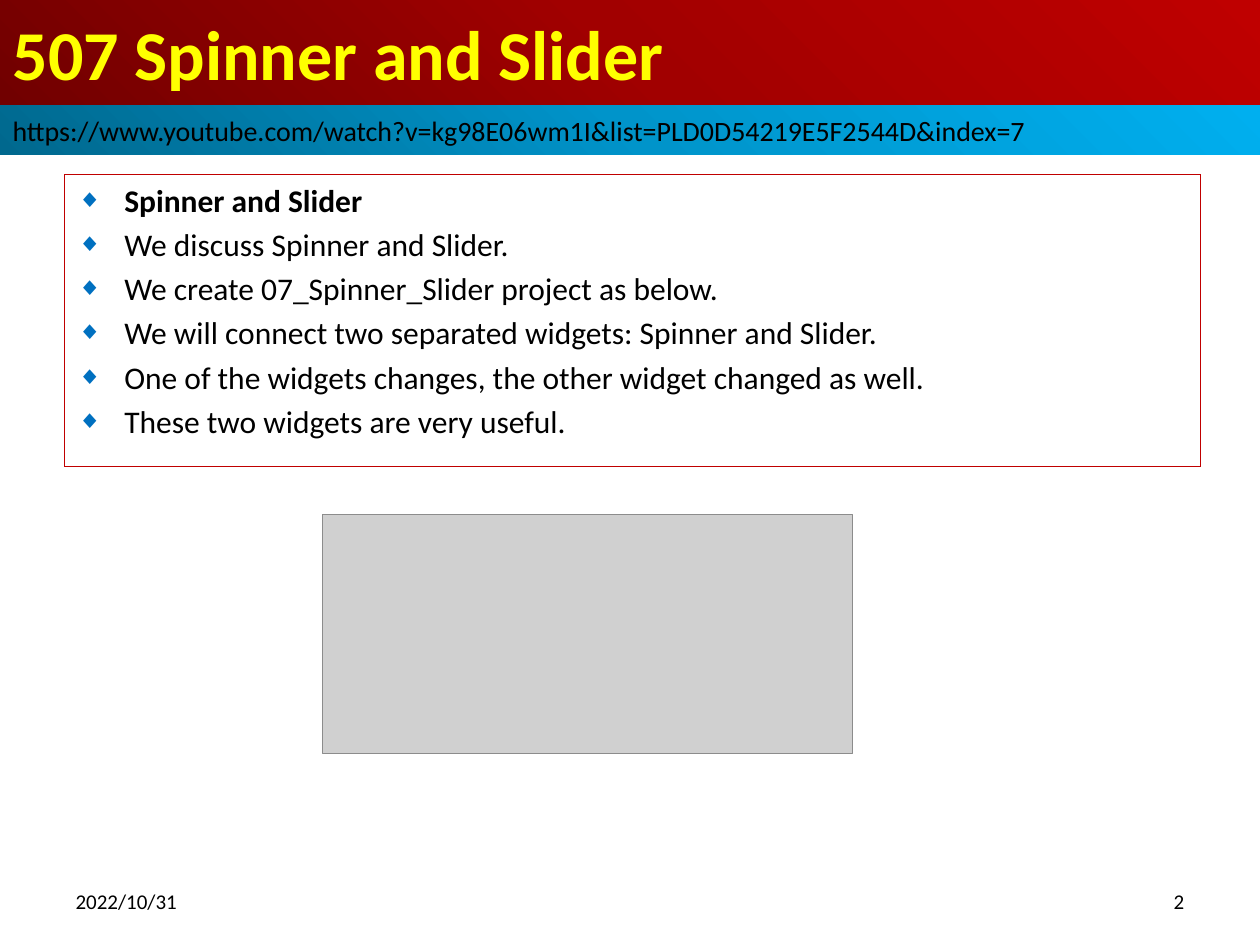
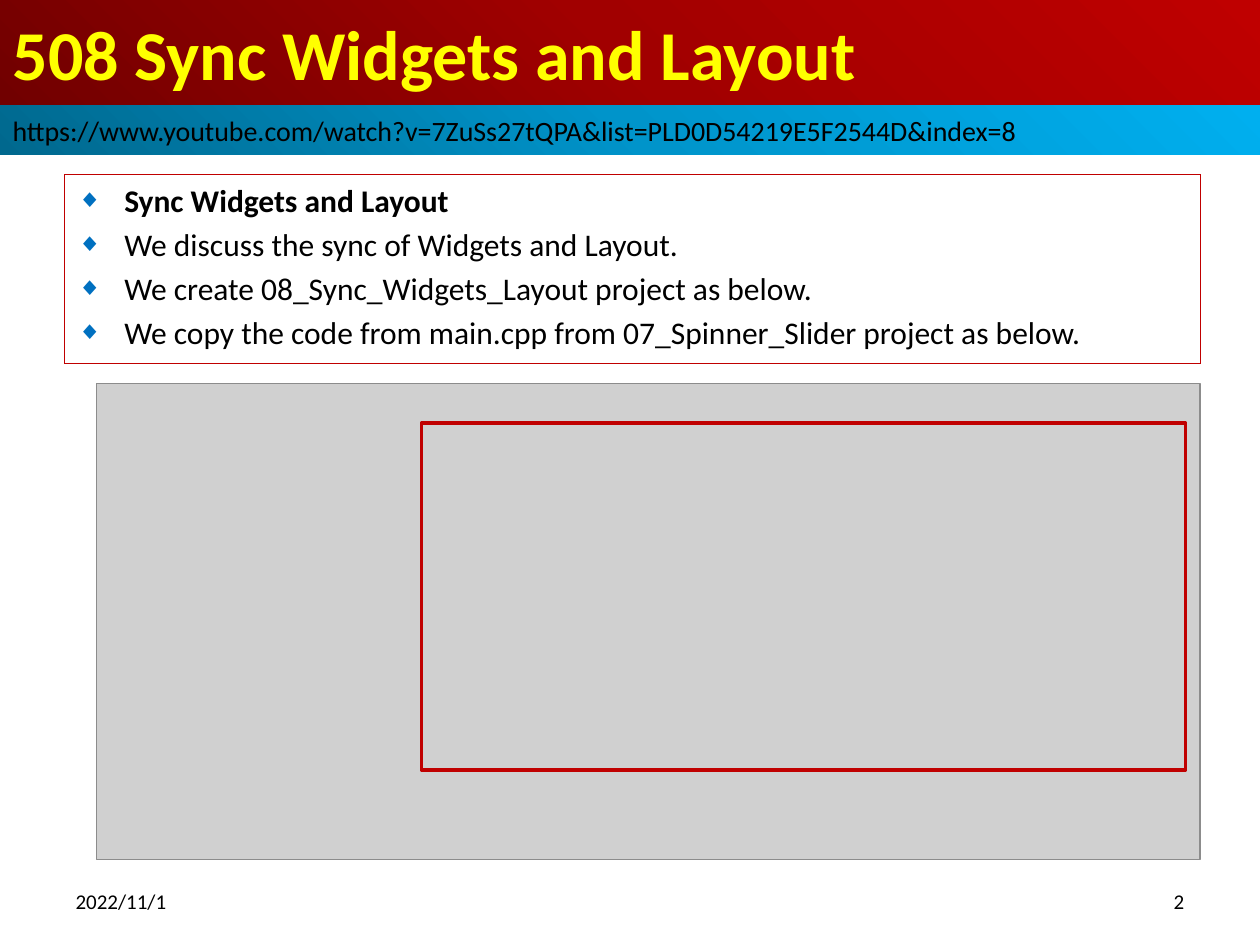
Before and after one commit to peterhchen/012_Qt, a slide deck: slide 2 of 508_Sync_Widgets_Layout.pptx. Drawn at 1260x945 pixels with LibreOffice and Linux fonts; fonts in the diff are those of the drawing; grey boxes stand for pictures. Boxes give left, top, right and bottom in pixels: in the first picture for what was removed or moved away, otherwise in the second. Text is boxed around its words. In the diff, an @@ line names an element or a change of style, - is before the commit and + after.

```diff
--- a/508_Sync_Widgets_Layout.pptx
+++ b/508_Sync_Widgets_Layout.pptx
@@ title at [13, 31, 855, 92]: text changed @@
-507 Spinner and Slider
+508 Sync Widgets and Layout
@@ text in rectangle at [13, 118, 1016, 148]: text changed @@
-https://www.youtube.com/watch?v=kg98E06wm1I&list=PLD0D54219E5F2544D&index=7
+https://www.youtube.com/watch?v=7ZuSs27tQPA&list=PLD0D54219E5F2544D&index=8
@@ subtitle "Sync Widgets and Layout": place and size @@
-subtitle "Sync Widgets and Layout" at [64, 175, 1200, 467]
+subtitle "Sync Widgets and Layout" at [64, 175, 1200, 364]
@@ subtitle at [124, 190, 1080, 350]: text changed @@
-◆ Spinner and Slider
-◆ We discuss Spinner and Slider.
-◆ We create 07_Spinner_Slider project as below.
-◆ We will connect two separated widgets: Spinner and Slider.
-◆ One of the widgets changes, the other widget changed as well.
-◆ These two widgets are very useful.
+◆ Sync Widgets and Layout
+◆ We discuss the sync of Widgets and Layout.
+◆ We create 08_Sync_Widgets_Layout project as below.
+◆ We copy the code from main.cpp from 07_Spinner_Slider project as below.
@@ picture added at [97, 383, 1201, 859] @@
@@ rectangle added at [422, 423, 1186, 771], outline #C00000 2 pt @@
@@ picture removed at [323, 514, 853, 753] @@
@@ text at [76, 894, 167, 910]: text changed @@
-2022/10/31
+2022/11/1
```
Also in this commit, not shown: 5 other slides changed, 12 slides added, 4 slides removed, 1 other file.
